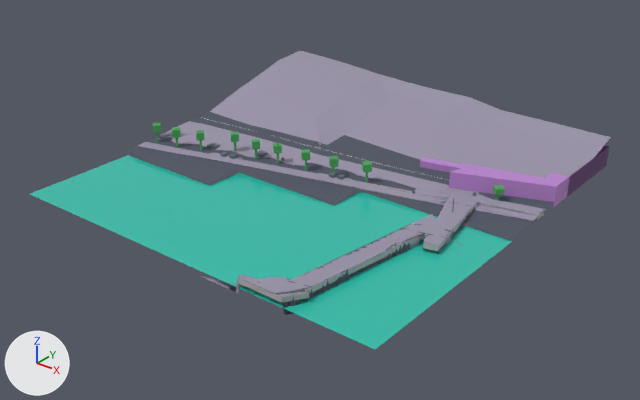
One commit to the glTF model public/maps/melbourne/chunks/3_-15.glb: the scene before it, then after it.
Both versions are drawn from a 50 mm lens placed at (560.1, 1560.1, 108.0), pointed at (415.5, 1740.8, -4.0). The axes (+X, +Y, +Z) are drawn at lower left. The lights are the same throughout. The older version comes first. Where no turn or scale is listed for an object, it has been applied to the vertices. Vertices at exactly the same position are counted once.

The first picture shows 'compiled-chunk'.
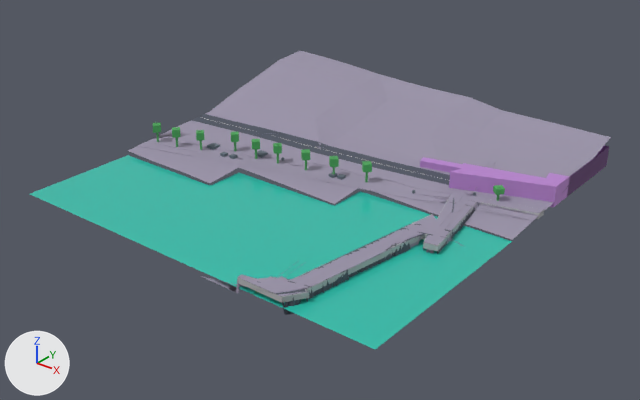
Location of each change, [x1, y1, x2, y2] in pixels of the pictures (640 x 400 px):
part 1 of me_mesh_0, recoloured
    both: [128, 112, 554, 240]

The edits, one by one:
me_mesh_0 is used by ob_compiled_chunk; location (414.0, 1746.0, 6.3).
me_mesh_0 had 3454 vertices, 5178 faces and spanned x -60.0..60.0, y -60.0..60.0, z -7.9..7.9.
me_mesh_0 now has 3726 vertices, 5617 faces and spans x -60.0..60.0, y -60.0..60.0, z -7.9..7.9.
me_mesh_0 part 1: 50 faces spanning x -60.0..60.0, y -24.0..24.0, z -5.9..-2.2 switch from mat_asphalt (greyish blue #4f5563) to mat_pavement (grey #9a93a8).
Edits to the shape of me_mesh_0 do not show in these pictures.
